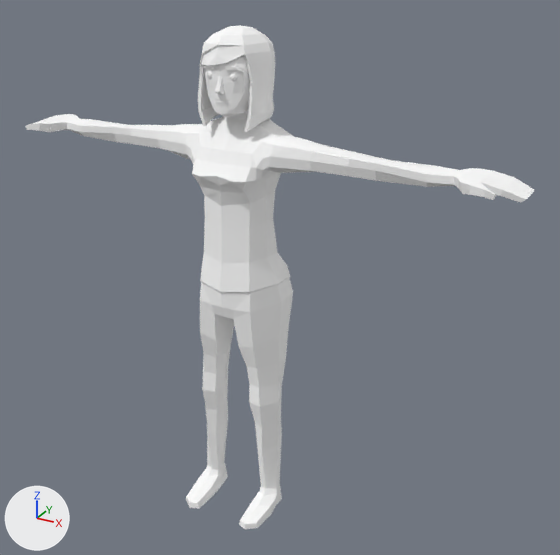
Two versions of the glTF model frontend/assets/models3d/packs/quaternius-fbx/female_tank_top.glb, one commit apart.
Rendered twice from a camera (50 mm lens) standing at (1.41, -2.25, 2.12) and looking at (0.13, 0.07, 0.96). Every picture has the same lights, and +X, +Y and +Z are marked at lower left. The older version comes first. Where no turn or scale is listed for an object, it has been applied to the vertices.

The older version as bpy lines, for what is in view:
```python
mat_material_0 = principled_material('Material_0')
mat_material_0.base_color = (1.0, 1.0, 1.0)  # white #ffffff
mat_material_0.roughness = 0.85
mat_material_1 = principled_material('Material_1')
mat_material_1.base_color = (1.0, 1.0, 1.0)  # white #ffffff
mat_material_1.roughness = 0.85
mat_material_2 = principled_material('Material_2')
mat_material_2.base_color = (1.0, 1.0, 1.0)  # white #ffffff
mat_material_2.roughness = 0.85
mat_material_3 = principled_material('Material_3')
mat_material_3.base_color = (1.0, 1.0, 1.0)  # white #ffffff
mat_material_3.roughness = 0.85
mat_material_5 = principled_material('Material_5')
mat_material_5.base_color = (1.0, 1.0, 1.0)  # white #ffffff
mat_material_5.roughness = 0.85
mat_material_6 = principled_material('Material_6')
mat_material_6.base_color = (1.0, 1.0, 1.0)  # white #ffffff
mat_material_6.roughness = 0.85
me_mesh_0 = bpy.data.meshes.new('Mesh_0')
me_mesh_0.from_pydata(...)  # 1004 vertices, 1983 faces; spans x -1.0..1.0, y -0.22..0.16, z -0.01..1.86
# faces by material slot: [256, 856, 96, 138, 70, 407, 160]
me_mesh_0.materials.append(mat_material_0)  # white #ffffff
me_mesh_0.materials.append(mat_material_1)  # white #ffffff
me_mesh_0.materials.append(mat_material_2)  # white #ffffff
me_mesh_0.materials.append(mat_material_3)  # white #ffffff
me_mesh_0.materials.append(mat_material_4)  # white #ffffff
me_mesh_0.materials.append(mat_material_5)  # white #ffffff
me_mesh_0.materials.append(mat_material_6)  # white #ffffff
ob_basehuman000 = bpy.data.objects.new('BaseHuman000', me_mesh_0)
ob_basehuman000.location = (0.0, 0.0, 0.0)
```
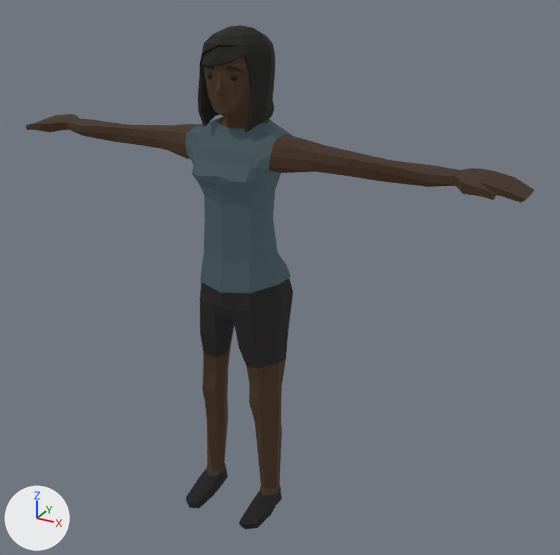
Location of each change, [x1, y1, x2, y2] in pixels of the pictures (560 x 555 px):
'BaseHuman000', recoloured, surface changed (darker)
    both: [26, 25, 534, 529]

Edits to the bpy script that builds the scene:
```text
Change mat_material_0:
    mat_material_0.base_color: (1.0, 1.0, 1.0) -> (0.0228, 0.0376, 0.0443)  # white #ffffff -> dark cyan #2a373b
    add mat_material_0.emission_strength = 1.0
    add mat_material_0.emission_color = (0.0228, 0.0376, 0.0443)  # dark cyan #2a373b
Change mat_material_1:
    mat_material_1.base_color: (1.0, 1.0, 1.0) -> (0.0214, 0.0105, 0.0045)  # white #ffffff -> black #281a0e
    add mat_material_1.emission_strength = 1.0
    add mat_material_1.emission_color = (0.0214, 0.0105, 0.0045)  # black #281a0e
Change mat_material_2:
    mat_material_2.base_color: (1.0, 1.0, 1.0) -> (0.00497, 0.00421, 0.00421)  # white #ffffff -> black #0f0e0e
    add mat_material_2.emission_strength = 1.0
    add mat_material_2.emission_color = (0.00497, 0.00421, 0.00421)  # black #0f0e0e
Change mat_material_3:
    mat_material_3.base_color: (1.0, 1.0, 1.0) -> (0.00197, 0.00197, 0.00197)  # white #ffffff -> black #060606
Change mat_material_5:
    mat_material_5.base_color: (1.0, 1.0, 1.0) -> (0.00211, 0.00192, 0.00122)  # white #ffffff -> black #070604
    add mat_material_5.emission_strength = 1.0
    add mat_material_5.emission_color = (0.00211, 0.00192, 0.00122)  # black #070604
Change mat_material_6:
    mat_material_6.base_color: (1.0, 1.0, 1.0) -> (0.00197, 0.00197, 0.00197)  # white #ffffff -> black #060606
```
